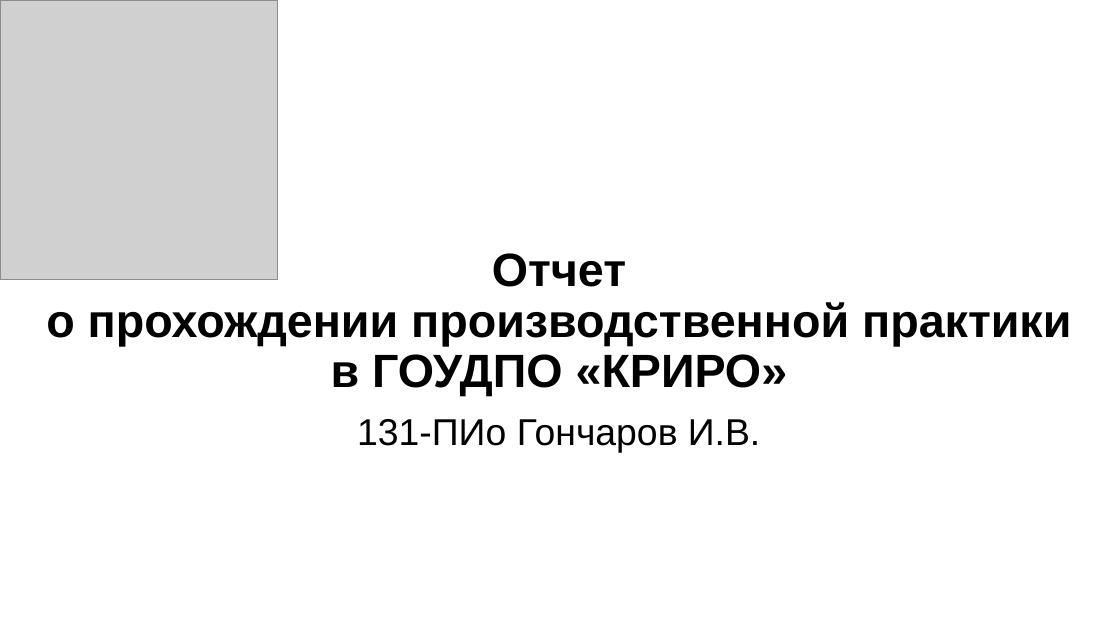
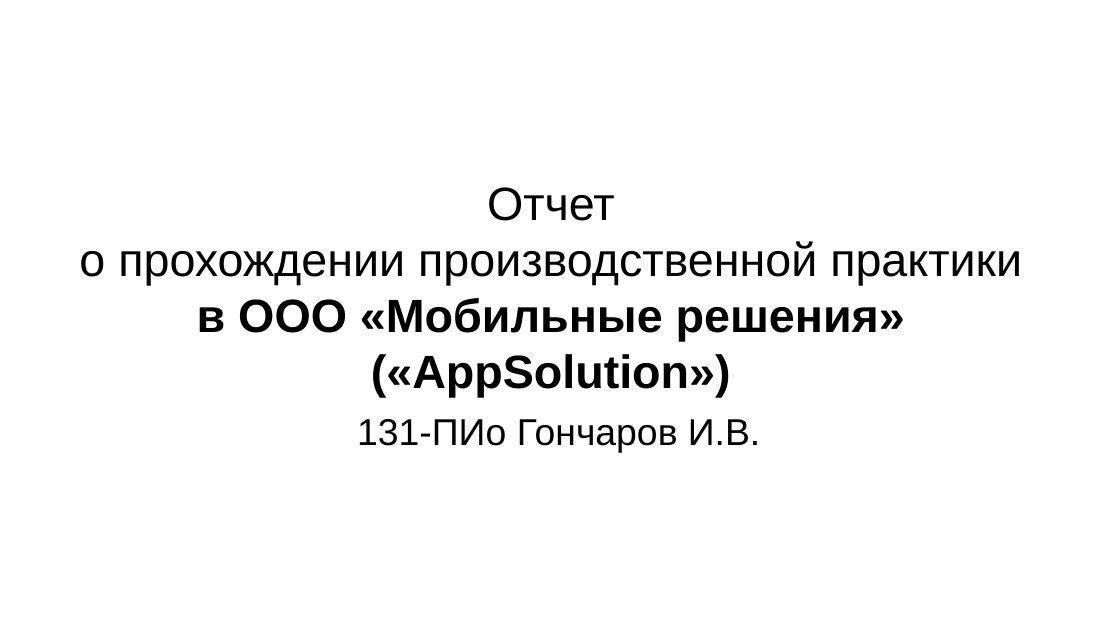
Before and after one commit to dsyt17/works, a slide deck: slide 1 of Отчет по практике/Отчет Гончаров.pptx. Drawn at 1120x630 pixels with LibreOffice and Linux fonts; fonts in the diff are those of the drawing; grey boxes stand for pictures. Boxes give left, top, right and bottom in pixels: in the first picture for what was removed or moved away, otherwise in the second. Text is boxed around its words. In the diff, an @@ line names an element or a change of style, - is before the commit and + after.

Commit message:
презентация с отчетом

```diff
--- a/Отчет по практике/Отчет Гончаров.pptx
+++ b/Отчет по практике/Отчет Гончаров.pptx
@@ picture removed at box(0, 0, 278, 280) @@
@@ title at box(79, 187, 1022, 397): text changed; bold off @@
-Отчет
-о прохождении производственной практики
-в ГОУДПО «КРИРО»
+Отчет
+о прохождении производственной практики
+в ООО «Мобильные решения» («AppSolution»)
```
Also in this commit, not shown: 2 other slides changed, 8 slides added, 7 slides removed.
